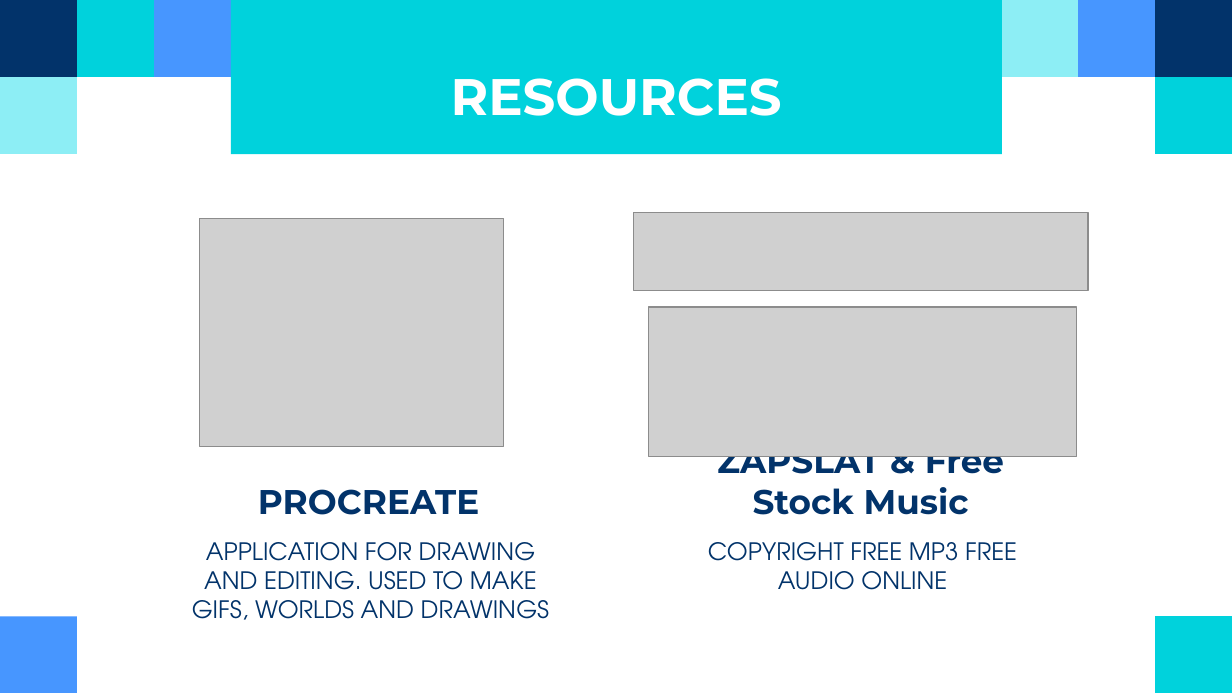
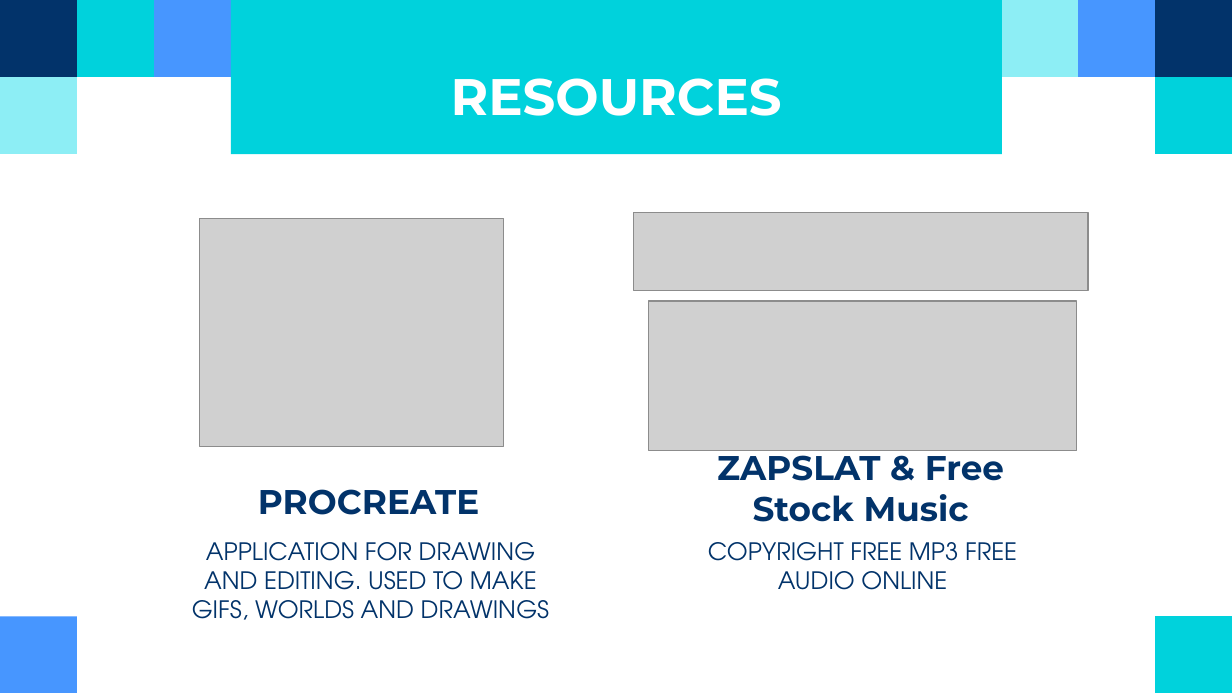
Before and after one commit to MeganeKickouama/ZapperMine, a slide deck: slide 11 of Game_Delivery_3.pptx. Drawn at 1232x693 pixels with LibreOffice and Linux fonts; fonts in the diff are those of the drawing; grey boxes stand for pictures. Boxes give left, top, right and bottom in pixels: in the first picture for what was removed or moved away, otherwise in the second. Text is boxed around its words. In the diff, an @@ line names an element or a change of style, - is before the commit and + after.

```diff
--- a/Game_Delivery_3.pptx
+++ b/Game_Delivery_3.pptx
@@ picture: place and size @@
-picture at box(649, 307, 1077, 457)
+picture at box(649, 301, 1077, 451)
@@ title "ZAPSLAT & Free Stock Music" rewrapped from box(717, 456, 1004, 515) to box(717, 447, 1004, 522) @@
```
Also in this commit, not shown: 2 other slides changed, 24 other files.
